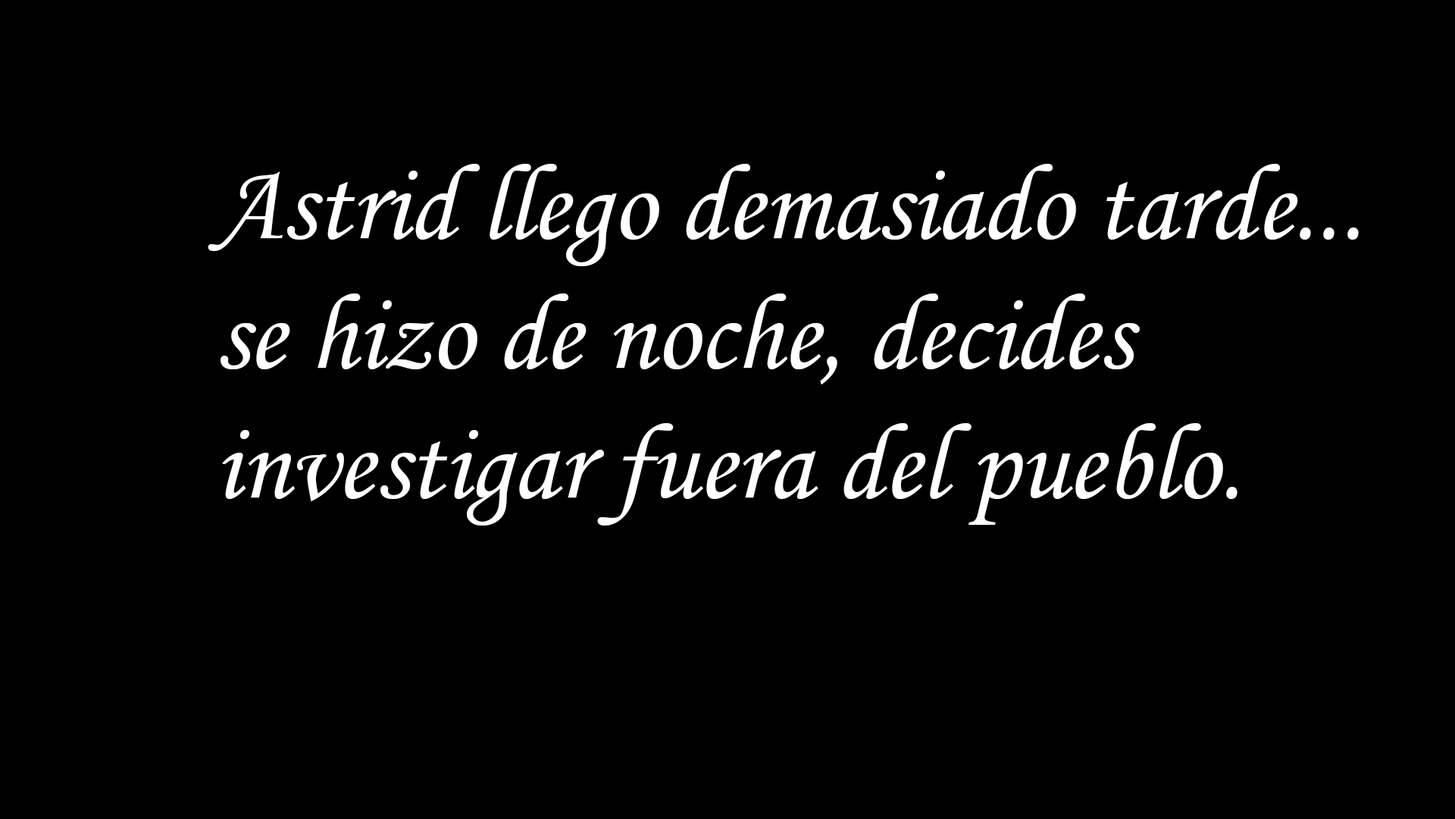
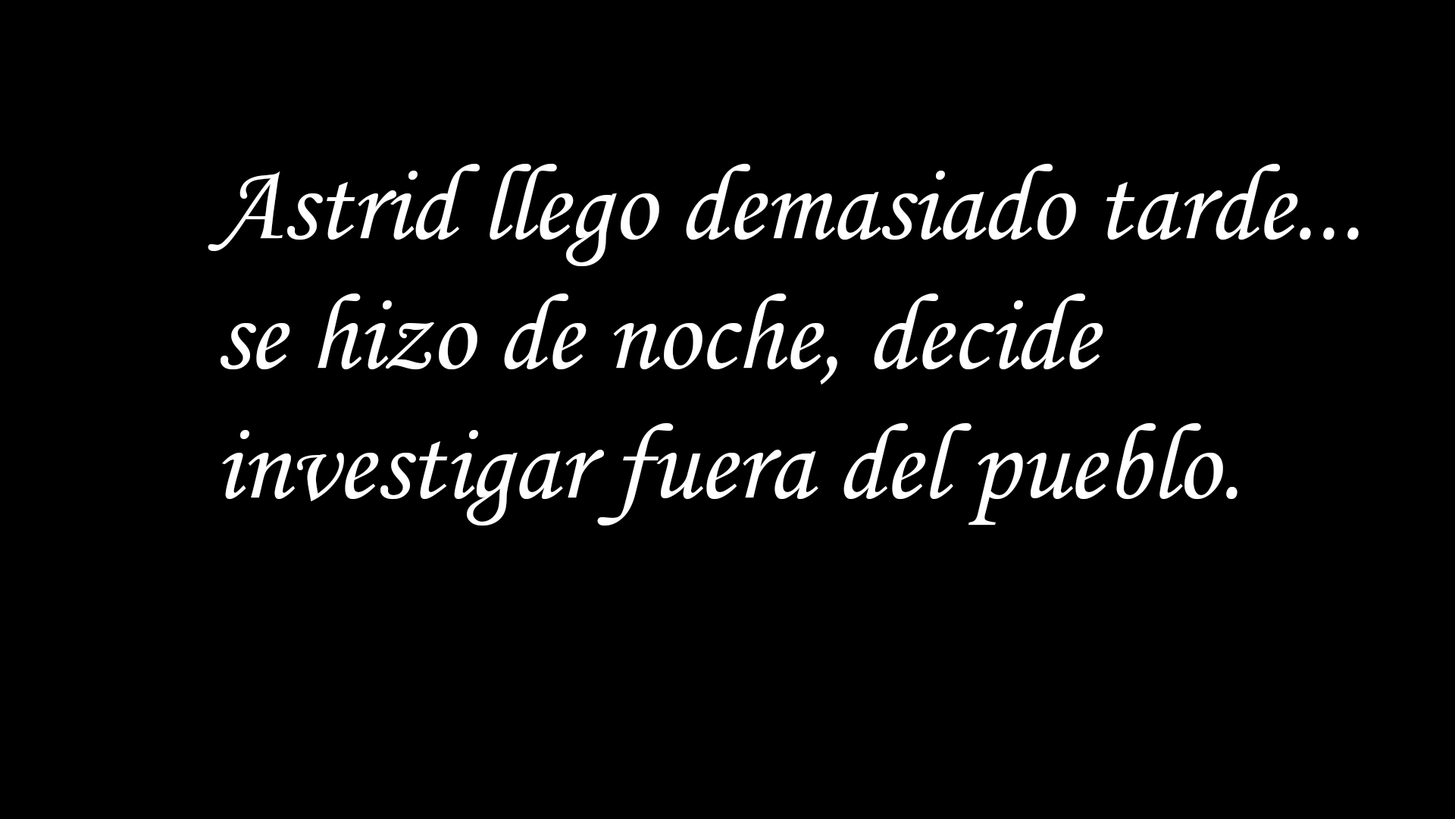
Two versions of the same layered image (1455×819). Layer-by-layer changes:
renamed "Astrid llego demasiado tarde... se hizo de noche, decides inves" to "Astrid llego demasiado tarde... se hizo de noche, decide invest", painted on it over [1104, 322, 1141, 370]
